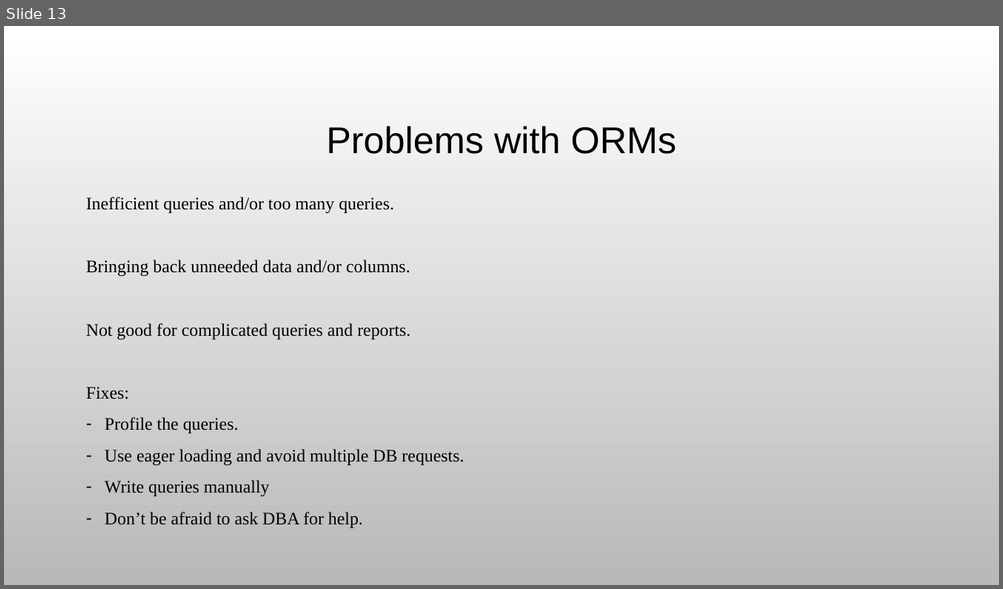
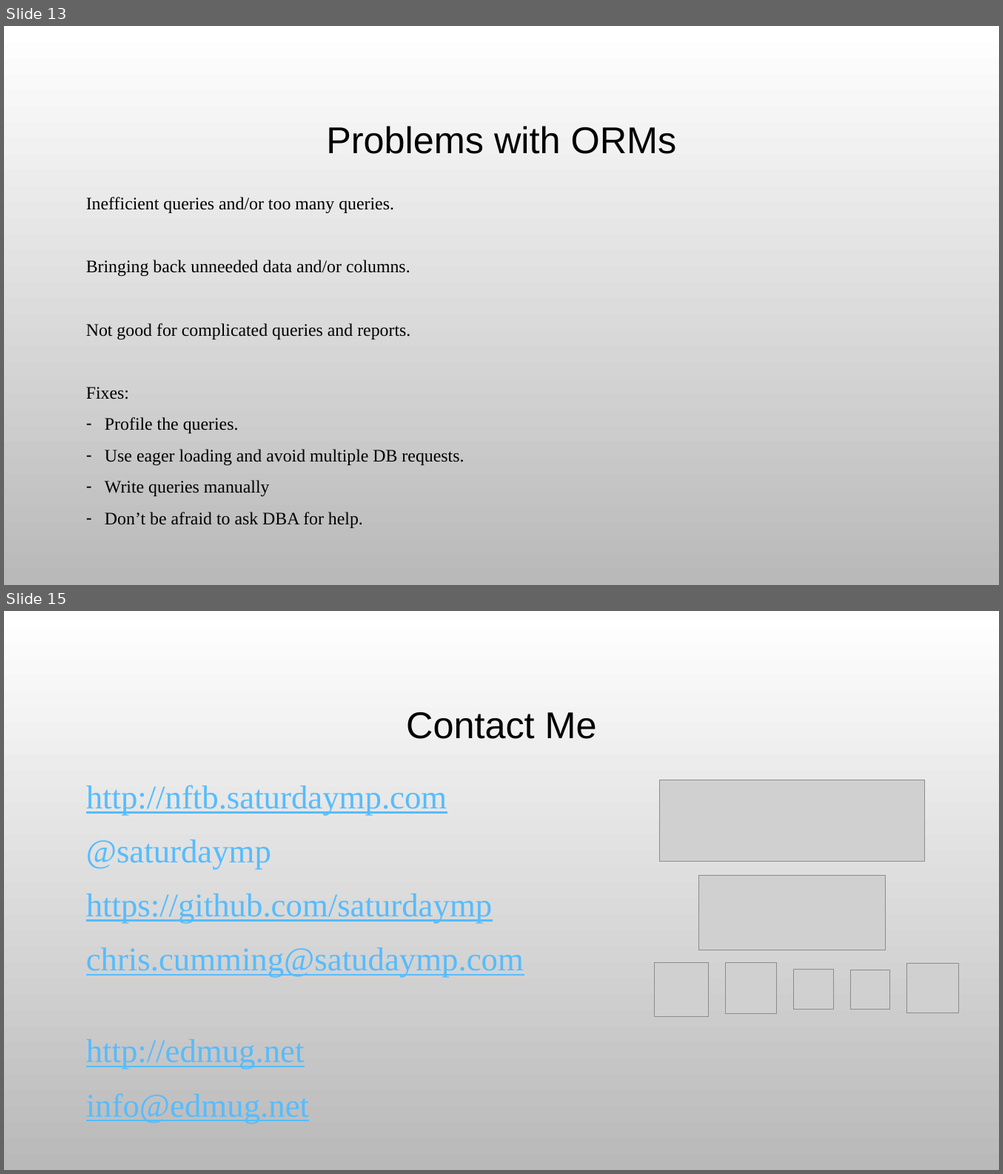
Before and after one commit to saturdaymp-examples/IntroductionToOrmsPresentation, a slide deck: Slides/Introduction to ORMs.pptx. Shown one above the other, each under a label of ours: slide 13 before the commit, slides 13 and 15 after it; the slides between them are not shown. The pictures are 1003x589 and 1003x1174 pixels, drawn with LibreOffice and Linux fonts; fonts in the diff are those of the drawing; grey boxes stand for pictures; background and template pictures are left out. Boxes give left, top, right and bottom in pixels: in the first picture for what was removed or moved away, otherwise in the second. Text is boxed around its words. In the diff, an @@ line names an element or a change of style, - is before the commit and + after.

```diff
--- a/Slides/Introduction to ORMs.pptx
+++ b/Slides/Introduction to ORMs.pptx
@@ slide 15 added at bbox=[4, 611, 999, 1170], background picture (left out) @@
@@ title added at bbox=[406, 712, 597, 739], 36 pt, text #000000 @@
+Contact Me
@@ text added at bbox=[86, 785, 523, 1124], 32 pt, text #56BCFE, underline @@
+http://nftb.saturdaymp.com
+@saturdaymp
+https://github.com/saturdaymp
+chris.cumming@satudaymp.com
+http://edmug.net
+info@edmug.net
@@ picture added at bbox=[659, 780, 924, 862] @@
@@ picture added at bbox=[699, 876, 885, 951] @@
@@ picture added at bbox=[654, 963, 708, 1017] @@
@@ picture added at bbox=[726, 963, 777, 1014] @@
@@ picture added at bbox=[907, 963, 959, 1013] @@
@@ picture added at bbox=[794, 970, 834, 1010] @@
@@ picture added at bbox=[850, 971, 890, 1010] @@
```
Also in this commit, not shown: 4 slides changed, 1 other file.
